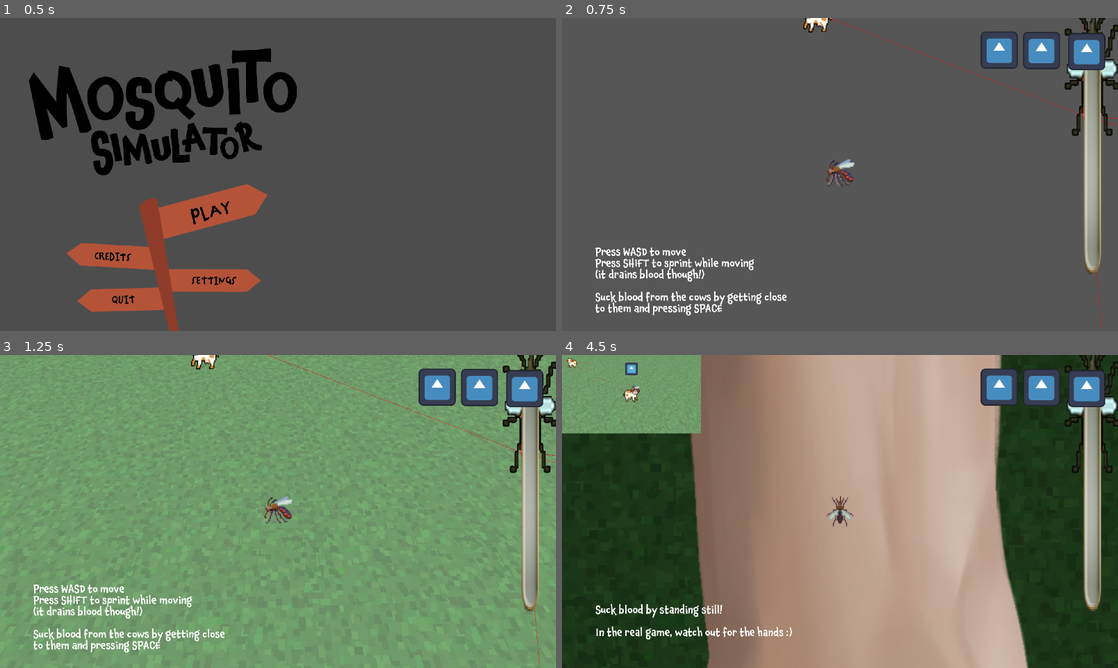
Above: before the commit, frames 1-4 (two rows, left to right).
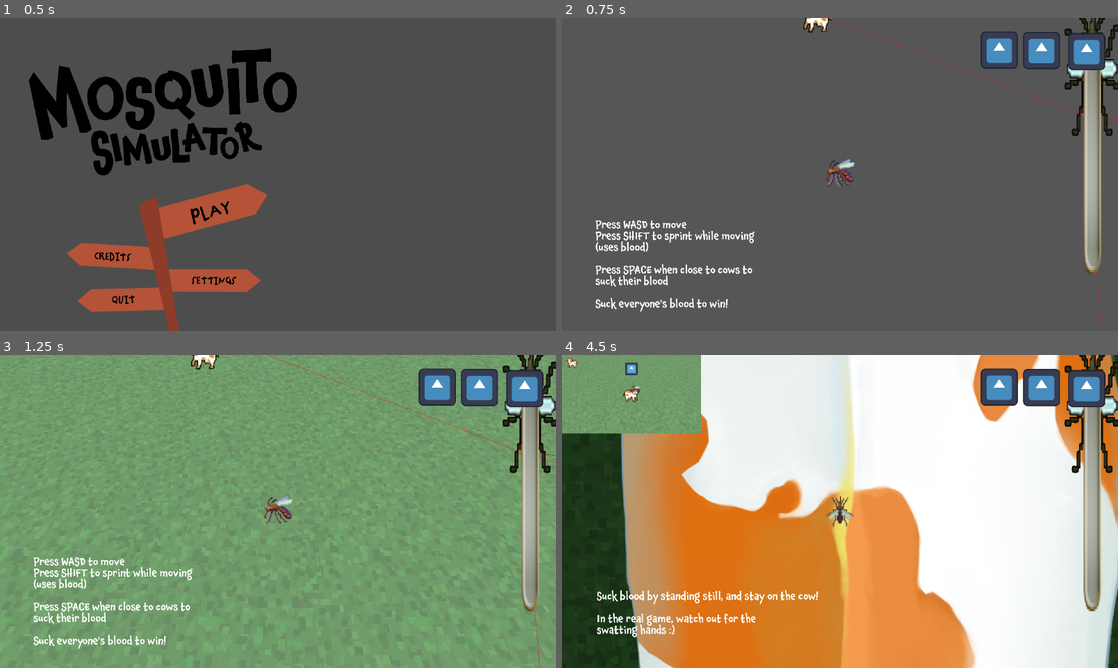
Above: after the commit, the same moments.

Repository: BrownRISDGameDevelopers/mosquito-simulator
Game: Godot game, scene res://scenes/MainMenu.tscn
Same seed, same stepped clock (60 frames per second), same inputs: the game is played once before the commit and once after it. The engine's default icon, where the game draws it, is replaced by a stand-in: a white triangle on a blue panel in a dark square.
Inputs (mouse positions are in pixels of both pictures, inside the frame that each line leads up to):
- Up to frame 1 (0.5 s): no input
- Up to frame 2 (0.75 s): click (773, 208) at 0.5 s
- Up to frame 3 (1.25 s): no input
- Up to frame 4 (4.5 s): tap Space (suck) at 1.25, 1.35, 2, 2.3, 2.75, 2.85, 3.5, 3.6, 4.25 s; hold D (right) 1.28-2.03 s; hold S (down) 2.03-2.78 s; tap Shift (sprint) at 2.1 s; hold D (right) 2.78-3.53 s; hold W (up) 3.53-4.28 s; hold A (left) from 4.28 s (still down); hold Shift (sprint) from 4.28 s (still down)

Frame 1 is identical in both runs. In frame 2, 2.9% of the frame differs, in the area x 6-41%, y 64-96%; in frame 3, 2.9%; in frame 4, 80%, in the area x 6-100%, y 0-100%.

Commit message:
tutorial has cow instead of arm

Diff:
--- a/scenes/SwatMinigame.tscn
+++ b/scenes/SwatMinigame.tscn
@@ -1,9 +1,10 @@
-[gd_scene load_steps=7 format=3 uid="uid://21duxb65jl10"]
+[gd_scene load_steps=8 format=3 uid="uid://21duxb65jl10"]
 
 [ext_resource type="Script" uid="uid://bbwtfw2j6qh7v" path="res://scripts/swat_minigame.gd" id="1_vn5tw"]
 [ext_resource type="PackedScene" uid="uid://dqrapnubr13ws" path="res://scenes/Player2D.tscn" id="1_xre7j"]
 [ext_resource type="Texture2D" uid="uid://db5u83s67jvv6" path="res://assets/longer arm.PNG" id="3_eb7gk"]
 [ext_resource type="PackedScene" uid="uid://cmbjd2lukby5b" path="res://scenes/Swatter.tscn" id="4_y7wqd"]
+[ext_resource type="Texture2D" uid="uid://crfqdmpf5diq1" path="res://assets/cow back.png" id="4_yq4fx"]
 [ext_resource type="PackedScene" uid="uid://cymhomd4q4qen" path="res://scenes/TutorialTileMap.tscn" id="5_eb7gk"]
 
 [sub_resource type="RectangleShape2D" id="RectangleShape2D_86fu8"]
@@ -13,12 +14,23 @@
 script = ExtResource("1_vn5tw")
 swatter_scene = ExtResource("4_y7wqd")
 
+[node name="TileMap" parent="." instance=ExtResource("5_eb7gk")]
+z_index = -190
+position = Vector2(-1466, -273)
+
 [node name="Hand" type="Sprite2D" parent="."]
 clip_children = 2
 position = Vector2(-56, -559)
 rotation = 1.5707964
 scale = Vector2(2.758, 2.758)
 texture = ExtResource("3_eb7gk")
+
+[node name="Cow" type="Sprite2D" parent="."]
+clip_children = 2
+position = Vector2(16, 280)
+rotation = -3.1415925
+scale = Vector2(2.0848827, 2.084883)
+texture = ExtResource("4_yq4fx")
 
 [node name="MinigameBounds" type="Area2D" parent="."]
 
@@ -29,8 +41,4 @@
 
 [node name="Player2D" parent="." instance=ExtResource("1_xre7j")]
 
-[node name="TileMap" parent="." instance=ExtResource("5_eb7gk")]
-z_index = -190
-position = Vector2(-1466, -273)
-
 [connection signal="body_exited" from="MinigameBounds" to="." method="_on_minigame_bounds_body_exited"]
--- a/scenes/TutorialInstructions.tscn
+++ b/scenes/TutorialInstructions.tscn
@@ -20,19 +20,21 @@
 anchor_right = 1.0
 anchor_bottom = 1.0
 offset_left = -1804.0
-offset_top = -288.0
+offset_top = -382.0
 offset_right = -1133.0
-offset_bottom = -57.0
+offset_bottom = -73.0
 grow_horizontal = 0
 grow_vertical = 0
 theme_override_fonts/font = ExtResource("1_nylga")
 theme_override_font_sizes/font_size = 36
 text = "Press WASD to move
 Press SHIFT to sprint while moving
-(it drains blood though!)
+(uses blood)
 
-Suck blood from the cows by getting close
-to them and pressing SPACE"
+Press SPACE when close to cows to
+suck their blood
+
+Suck everyone's blood to win!"
 
 [node name="MinigameInstructions" type="Label" parent="."]
 layout_mode = 1
@@ -41,14 +43,15 @@
 anchor_top = 1.0
 anchor_right = 1.0
 anchor_bottom = 1.0
-offset_left = -1804.0
-offset_top = -216.0
-offset_right = -1125.0
-offset_bottom = -102.0
+offset_left = -1800.0
+offset_top = -224.0
+offset_right = -1001.0
+offset_bottom = -110.0
 grow_horizontal = 0
 grow_vertical = 0
 theme_override_fonts/font = ExtResource("1_nylga")
 theme_override_font_sizes/font_size = 36
-text = "Suck blood by standing still!
+text = "Suck blood by standing still, and stay on the cow!
 
-In the real game, watch out for the hands :)"
+In the real game, watch out for the
+swatting hands :)"
--- a/scripts/level_container.gd
+++ b/scripts/level_container.gd
@@ -94,11 +94,15 @@
 		minigame_viewport.process_mode = Node.PROCESS_MODE_PAUSABLE
 		$MapViewport.scale = Vector2(0.25, 0.25)
 		if in_tutorial:
+			minigame.show_cow()
 			tutorial_instructions.show_minigame_instructions()
+		else:
+			minigame.show_hand()
 	if not playing_minigame:
 		minigame_viewport.process_mode = Node.PROCESS_MODE_DISABLED
 		$MapViewport.scale = Vector2.ONE
 		if in_tutorial:
+			minigame.in_tutorial = false
 			tutorial_instructions.show_movement_instructions()
 
 
--- a/scripts/swat_minigame.gd
+++ b/scripts/swat_minigame.gd
@@ -5,6 +5,9 @@
 @export var swatter_distance = 800
 @onready var player = $Player2D
 @export var swatter_scene: PackedScene
+@export var in_tutorial = true
+@onready var hand: Sprite2D = $Hand
+@onready var cow: Sprite2D = $Cow
 
 var blood_bar
 
@@ -45,3 +48,11 @@
 	for i in range(num_swatters):
 		add_swatter()
 	player.position = Vector2.ZERO
+
+func show_cow():
+	hand.visible = false
+	cow.visible = true
+
+func show_hand():
+	cow.visible = false
+	hand.visible = true
Binary file added: assets/cow back.png
Not shown, added: assets/cow back.png.import
